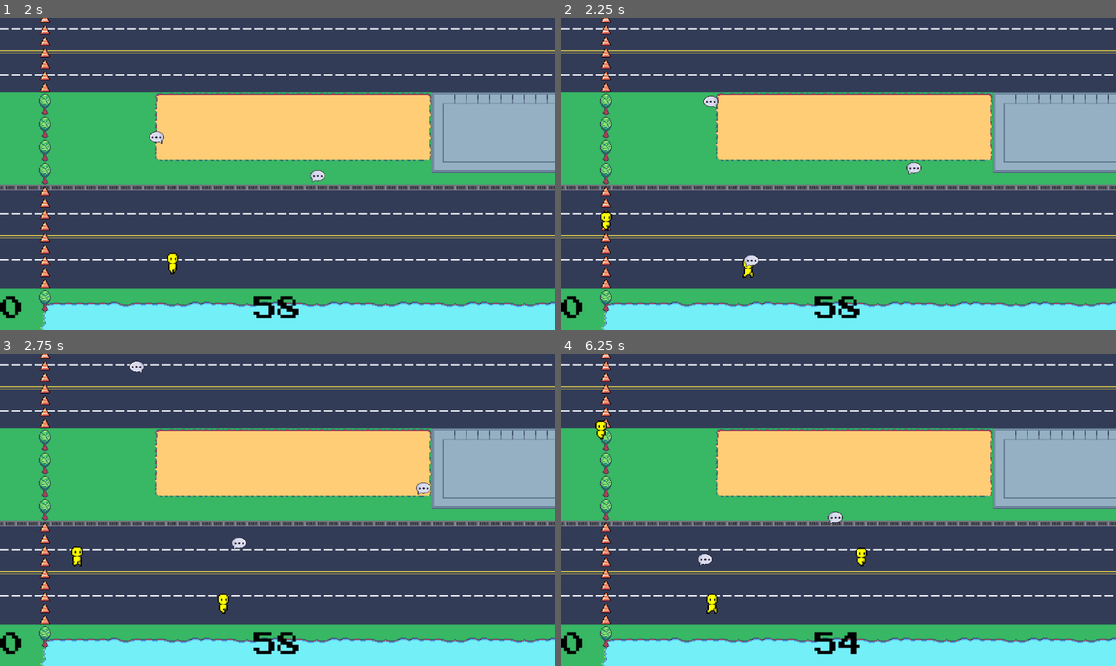
Above: before the commit, frames 1-4 (two rows, left to right).
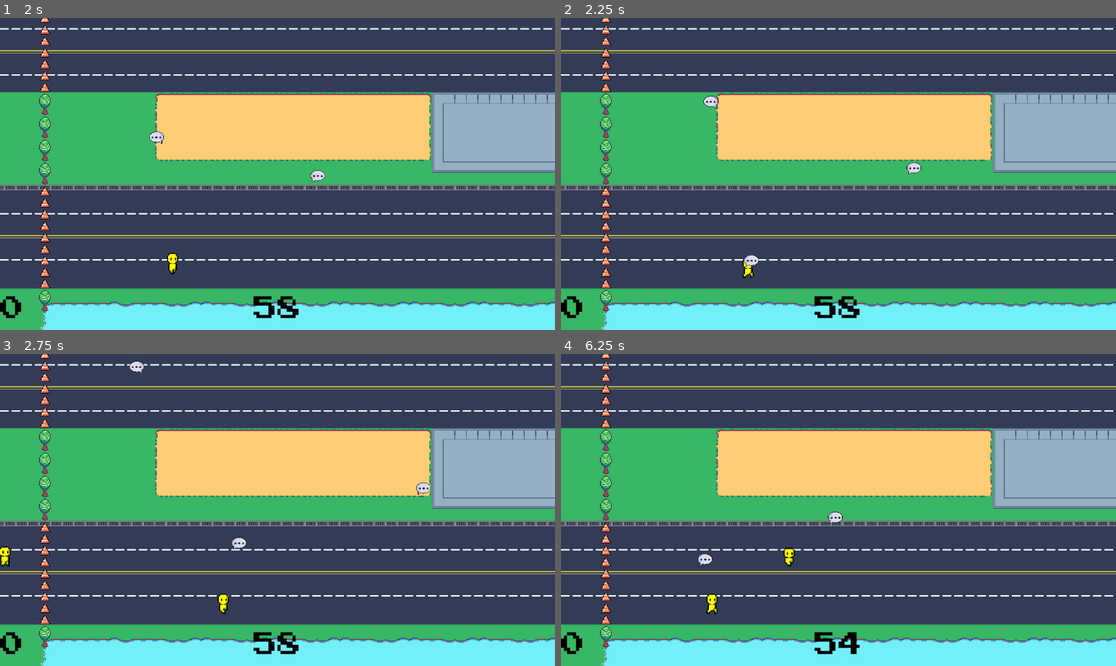
Above: after the commit, the same moments.

Repository: eliseokeefe/GameDevFinal
Game: Godot game, scene res://part_2.tscn
Same seed, same stepped clock (60 frames per second), same inputs: the game is played once before the commit and once after it. This scene is started directly instead of the project's main scene.
Inputs (mouse positions are in pixels of both pictures, inside the frame that each line leads up to):
- Up to frame 1 (2 s): tap Enter at 0.5 s; move the mouse to (399, 158) at 0.52 s; hold D (right) 0.53-1.28 s; click (399, 158) at 0.6 s; move the mouse to (166, 189) at 1.27 s; hold S (down) from 1.28 s (still down); click (166, 189) at 1.35 s
- Up to frame 2 (2.25 s): move the mouse to (894, 105) at 2.02 s; release S (down) at 2.03 s; hold D (right) from 2.03 s (still down); click (894, 105) at 2.1 s
- Up to frame 3 (2.75 s): keep holding D (right)
- Up to frame 4 (6.25 s): move the mouse to (810, 572) at 2.77 s; release D (right) at 2.78 s; hold W (up) 2.78-3.53 s; click (810, 572) at 2.85 s; move the mouse to (1005, 556) at 3.52 s; hold A (left) 3.53-5.03 s; click (1005, 556) at 3.6 s; move the mouse to (672, 463) at 4.27 s; click (672, 463) at 4.35 s; move the mouse to (866, 510) at 5.02 s; hold S (down) 5.03-5.78 s; click (866, 510) at 5.1 s; move the mouse to (755, 432) at 5.77 s; hold D (right) from 5.78 s (still down); click (755, 432) at 5.85 s

Frame 1 is identical in both runs. In frame 2, 0.1% of the frame differs, in the area x 7-10%, y 61-69%; in frame 3, 0.2%; in frame 4, 0.3%, in the area x 6-56%, y 21-69%.

Commit message:
added citizen hit feedback

Diff:
--- a/citizen.gd
+++ b/citizen.gd
@@ -17,6 +17,10 @@
 	var speed = randf_range(-50.0,-90.0)
 	velocity.x = speed
 	$AnimatedSprite2D.flip_h = true
+
+func flash():
+	var tween: Tween = create_tween()
+	tween.tween_property($AnimatedSprite2D, "modulate:v", 1, 0.25).from(300)
 
 func change_mind():
 	convinced = true
@@ -39,9 +43,18 @@
 func _on_hurt_box_area_entered(area):
 	if area.is_in_group("projectiles") and !convinced:
 		health -= area.damage;
+		flash()
+		$PixelHitSound.play()
 		if health <= 0:
+			$HmmHitSound.play()
 			change_mind()
+		else:
+			$PixelHitSound.play()
 	elif area.is_in_group("projectiles") and evil:
 		health -= area.damage;
+		flash()
 		if health <= 0:
+			$HmmHitSound.play()
 			change_mind_back()
+		else:
+			$PixelHitSound.play()
--- a/citizen.tscn
+++ b/citizen.tscn
@@ -1,7 +1,9 @@
-[gd_scene load_steps=9 format=3 uid="uid://cnltk2peqca7t"]
+[gd_scene load_steps=11 format=3 uid="uid://cnltk2peqca7t"]
 
 [ext_resource type="Script" path="res://citizen.gd" id="1_xaaph"]
 [ext_resource type="Texture2D" uid="uid://ch54s6jyplgkr" path="res://player sprites/MainPlayer.png" id="2_h7euu"]
+[ext_resource type="AudioStream" uid="uid://ck61u26rexsjp" path="res://sound fx/610280__brickdeveloper171__retro-hit-sound.wav" id="3_wjx5u"]
+[ext_resource type="AudioStream" uid="uid://cyp7aijop66e8" path="res://sound fx/hmm_sound.mp3" id="4_4uq6e"]
 
 [sub_resource type="AtlasTexture" id="AtlasTexture_xskbv"]
 atlas = ExtResource("2_h7euu")
@@ -70,6 +72,14 @@
 one_shot = true
 autostart = true
 
+[node name="PixelHitSound" type="AudioStreamPlayer" parent="."]
+stream = ExtResource("3_wjx5u")
+volume_db = -15.0
+
+[node name="HmmHitSound" type="AudioStreamPlayer" parent="."]
+stream = ExtResource("4_4uq6e")
+volume_db = -10.0
+
 [connection signal="ready" from="." to="." method="_on_ready"]
 [connection signal="area_entered" from="HurtBox" to="." method="_on_hurt_box_area_entered"]
 [connection signal="timeout" from="Timer" to="." method="_on_timer_timeout"]
--- a/citizen_spawner.gd
+++ b/citizen_spawner.gd
@@ -22,7 +22,7 @@
 	get_parent().add_child(instance)
 	instance.mind_changed.connect(_on_mind_changed)
 	if citizen_side > 0:
-		instance.position = Vector2(-600,rng.randi_range(-120, 275))
+		instance.position = Vector2(-700,rng.randi_range(-120, 275))
 	else:
 		instance.go_the_other_direction()
 		instance.position = Vector2(1100,rng.randi_range(-120, 275))
--- a/popup.gd
+++ b/popup.gd
@@ -1,5 +1,4 @@
 extends Control
-#@onready var score_label := $ScoreLabel
 
 
 func _on_button_pressed():
Not shown, added: sound fx/610280__brickdeveloper171__retro-hit-sound.wav.import
Not shown, added: sound fx/hmm_sound.mp3.import
Not shown, added: sound fx/610280__brickdeveloper171__retro-hit-sound.wav
Not shown, added: sound fx/hmm_sound.mp3
